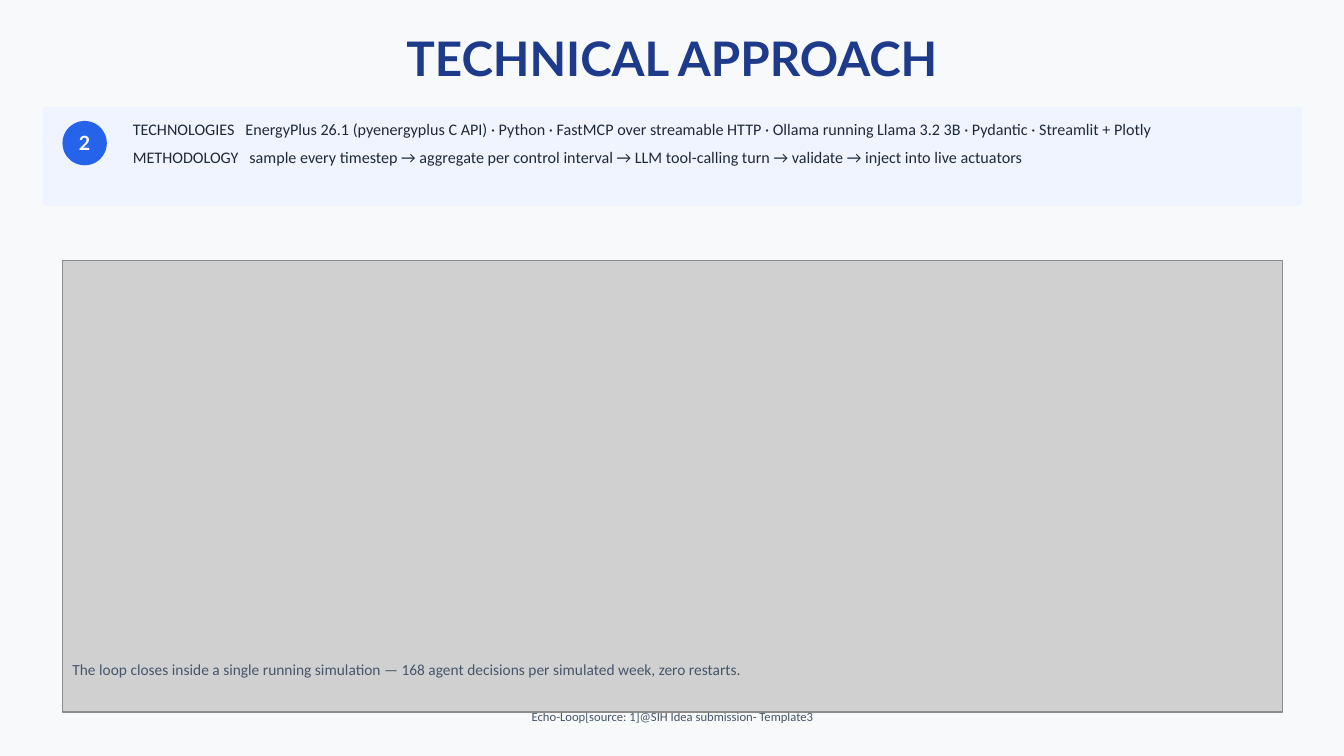
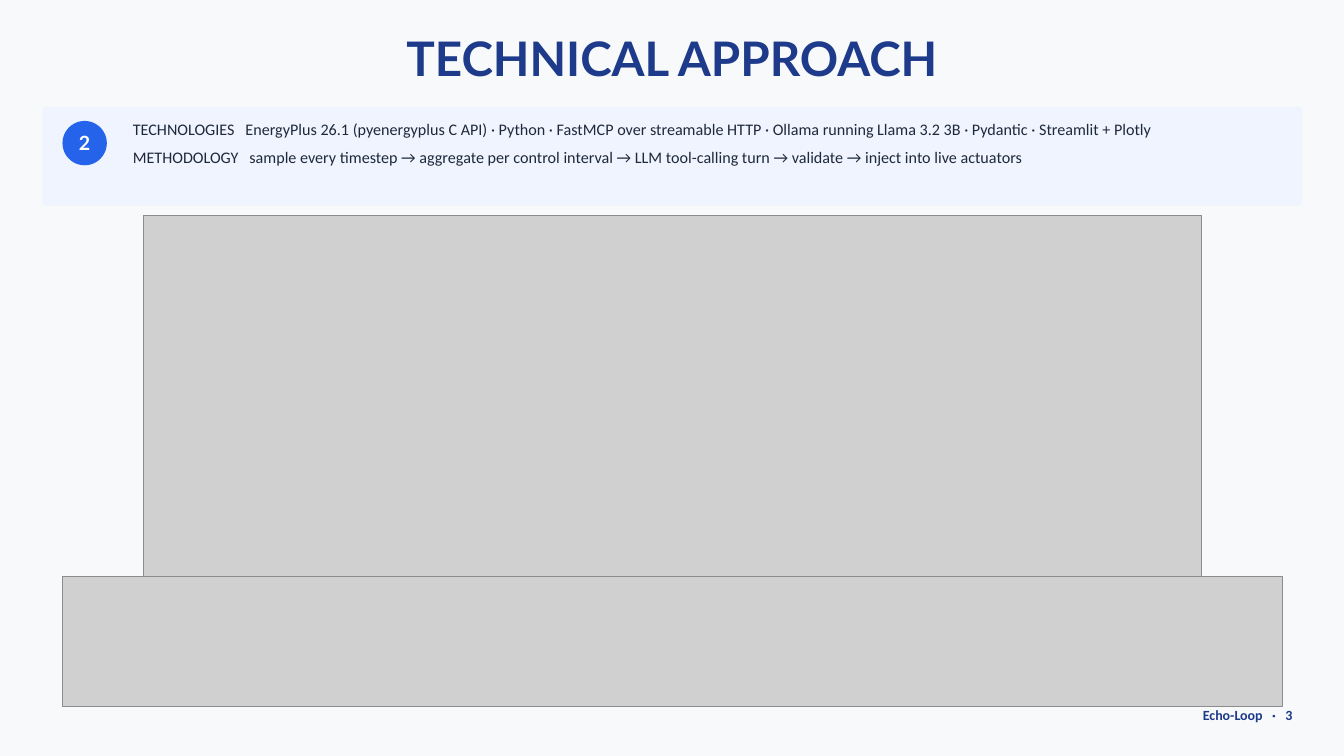
Before and after one commit to ayushYadav1107/Eco_loop_building_agents, a slide deck: slide 3 of deck/Eco-Loop_Building_Agents_Idea.pptx. Drawn at 1344x756 pixels with LibreOffice and Linux fonts; fonts in the diff are those of the drawing; grey boxes stand for pictures. Boxes give left, top, right and bottom in pixels: in the first picture for what was removed or moved away, otherwise in the second. Text is boxed around its words. In the diff, an @@ line names an element or a change of style, - is before the commit and + after.

```diff
--- a/deck/Eco-Loop_Building_Agents_Idea.pptx
+++ b/deck/Eco-Loop_Building_Agents_Idea.pptx
@@ picture: place and size @@
-picture at [63, 260, 1282, 712]
+picture at [143, 216, 1202, 608]
@@ picture added at [63, 577, 1282, 707] @@
@@ text removed at [72, 664, 741, 678] @@
-The loop closes inside a single running simulation — 168 agent decisions per simulated week, zero restarts.
@@ text at [1203, 710, 1292, 723]: text changed; size 9 to 10 pt; text colour #475569 to #1E3A8A; bold on @@
-Echo-Loop[source: 1]@SIH Idea submission- Template3
+Echo-Loop · 3
```
Also in this commit, not shown: 5 other slides changed, 7 other files.
